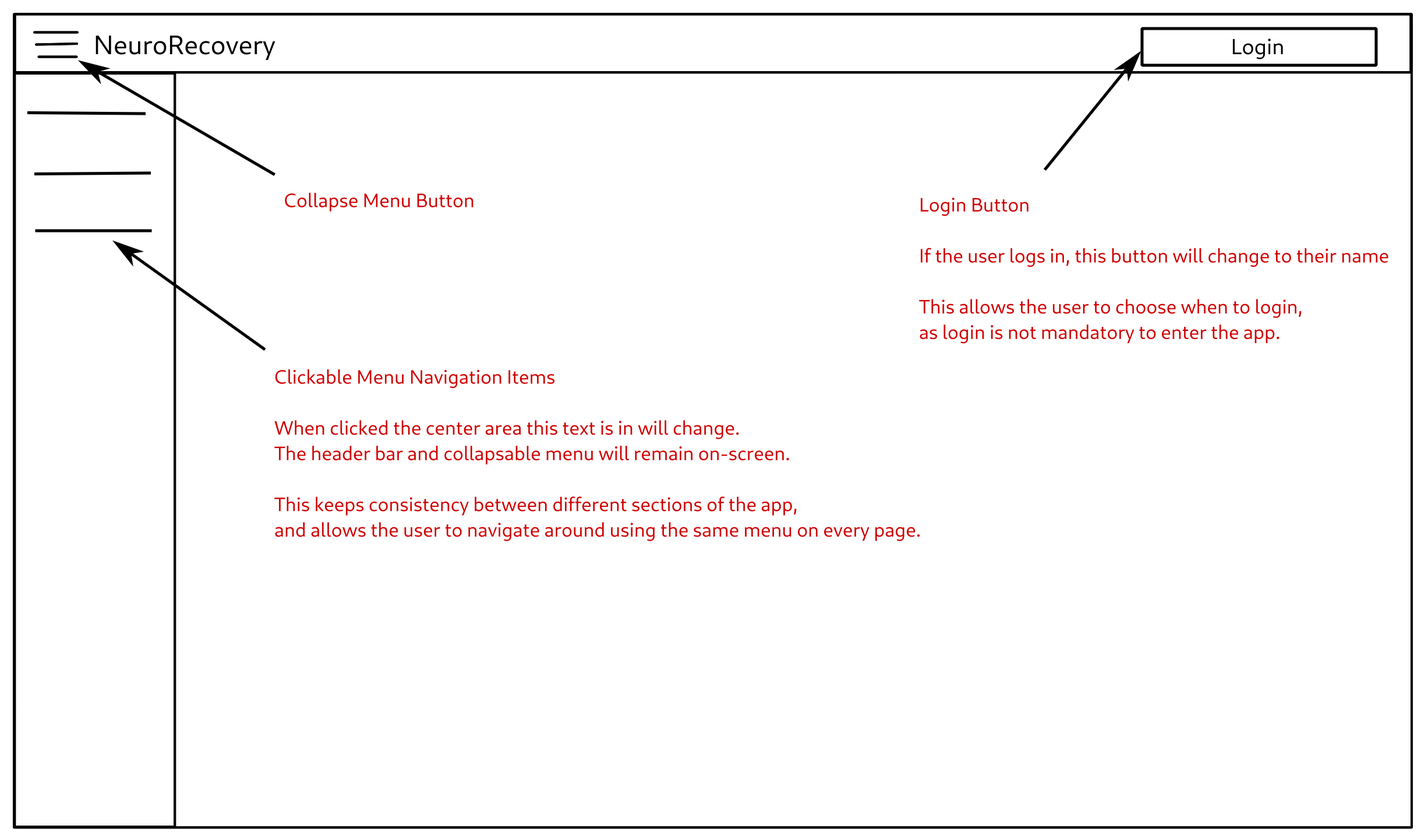
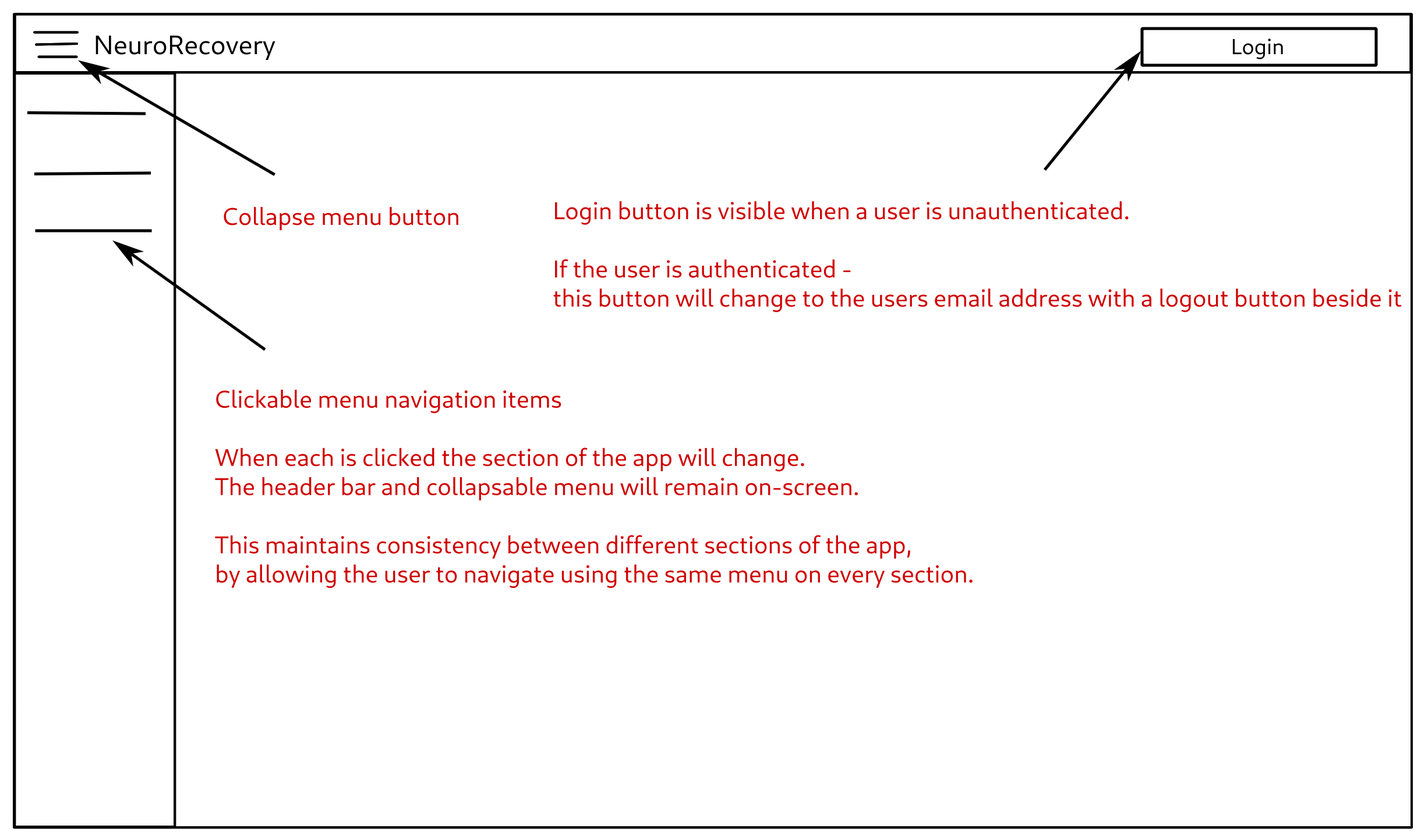
Layers edited between the first and the second 1421 x 839 image:
renamed "Paint Layer 1" to "root Merged", painted on it over [104, 35, 1402, 589]
